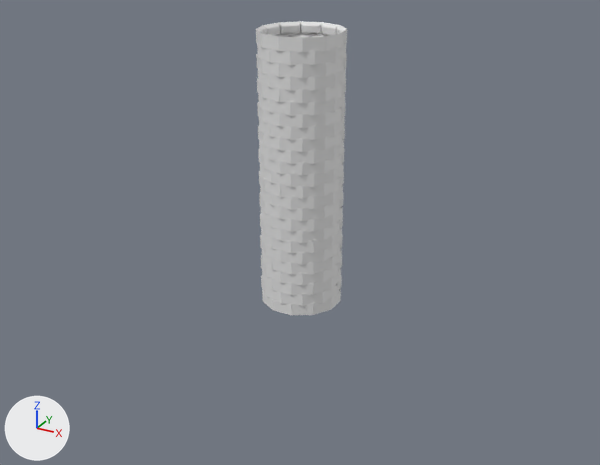
One commit to the Blender file Assets/Models/Well.blend: the scene before it, then after it.
One viewpoint serves both versions: a 50 mm camera at (13.58, -24.81, 14.83) aimed at (0.37, -0.78, 2.82). The axes (+X, +Y, +Z) are drawn at lower left. The lights are the same throughout.
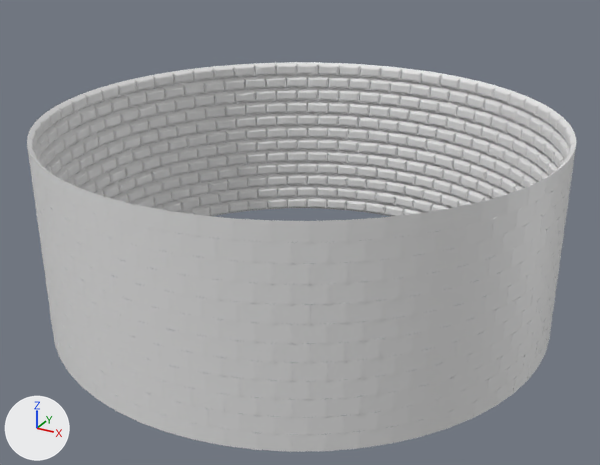
ob_empty is not drawn itself; it is used by a modifier of ob_cube.
ob_empty_001 is not drawn itself; it is used by a modifier of ob_cube.

The change, as a diff of the scene's bpy script:
```diff
--- a/Assets/Models/Well.blend.py
+++ b/Assets/Models/Well.blend.py
@@ me_cube_003 @@
 me_cube_003.from_pydata(...)  # 12 vertices, 10 faces; spans x -0.402..0.402, y 1.341..1.475, z -0.233..0.233
 # used by ob_cube; location = (0.0, 0.0, 0.0)
-me_cube_003.vertices[0].co = (-0.402, 1.475, -0.233)
-me_cube_003.vertices[1].co = (-0.402, 1.475, 0.233)
-me_cube_003.vertices[2].co = (0.402, 1.475, -0.233)
-me_cube_003.vertices[3].co = (0.402, 1.475, 0.233)
-me_cube_003.vertices[4].co = (-0.295, 1.341, -0.102)
-me_cube_003.vertices[5].co = (-0.334, 1.362, -0.144)
-me_cube_003.vertices[6].co = (-0.295, 1.341, 0.102)
-me_cube_003.vertices[7].co = (-0.334, 1.362, 0.144)
-me_cube_003.vertices[8].co = (0.295, 1.341, -0.102)
-me_cube_003.vertices[9].co = (0.334, 1.362, -0.144)
-me_cube_003.vertices[10].co = (0.295, 1.341, 0.102)
-me_cube_003.vertices[11].co = (0.334, 1.362, 0.144)
+# me_cube_003 part 1
+me_cube_003.vertices[0].co = (-0.509, 9.188, -0.295)  # pixel (384, 215)
+me_cube_003.vertices[1].co = (-0.509, 9.188, 0.295)  # pixel (385, 203)
+me_cube_003.vertices[2].co = (0.509, 9.188, -0.295)
+me_cube_003.vertices[3].co = (0.509, 9.188, 0.295)  # pixel (405, 207)
+me_cube_003.vertices[4].co = (-0.374, 9.018, -0.129)  # pixel (386, 213)
+me_cube_003.vertices[5].co = (-0.422, 9.045, -0.182)  # pixel (385, 214)
+me_cube_003.vertices[6].co = (-0.374, 9.018, 0.129)  # pixel (386, 208)
+me_cube_003.vertices[7].co = (-0.422, 9.045, 0.182)  # pixel (385, 207)
+me_cube_003.vertices[8].co = (0.374, 9.018, -0.129)
+me_cube_003.vertices[9].co = (0.422, 9.045, -0.182)
+me_cube_003.vertices[10].co = (0.374, 9.018, 0.129)  # pixel (401, 211)
+me_cube_003.vertices[11].co = (0.422, 9.045, 0.182)  # pixel (402, 210)
@@ ob_cube @@
 _m = ob_cube.modifiers.new('Array', 'ARRAY')
-_m.count = 12
+_m.count = 60
 _m.use_constant_offset = True
@@ ob_cube @@
 _m = ob_cube.modifiers.new('Array.001', 'ARRAY')
-_m.count = 24
+_m.count = 12
 _m.constant_offset_displace = (0.0, 0.0, 0.0)
-_m.relative_offset_displace = (0.0, 0.0, 0.9)
+_m.relative_offset_displace = (0.0, 0.0, 1.0)
 _m.use_object_offset = True
@@ ob_empty @@
 ob_empty.location = (0.0, 0.0, 0.0)
-ob_empty.rotation_euler = (0.0, 0.0, 0.524)  # degrees (0, 0, 30)
+ob_empty.rotation_euler = (0.0, 0.0, 0.105)  # degrees (0, 0, 6)
 ob_empty.hide_set(True)
@@ ob_empty_001 @@
 ob_empty_001.location = (0.0, 0.0, 0.0)
-ob_empty_001.rotation_euler = (0.0, 0.0, 0.262)  # degrees (0, 0, 15)
+ob_empty_001.rotation_euler = (0.0, 0.0, 0.0524)  # degrees (0, 0, 3)
 ob_empty_001.hide_set(True)
```

What differs and where, as boxes [x1, y1, x2, y2] in the pictures (600 x 465 px):
'Cube', reshaped, modifiers changed (499% wider, 33% taller)
    before: [256, 21, 347, 315]
    after: [27, 62, 577, 452]
